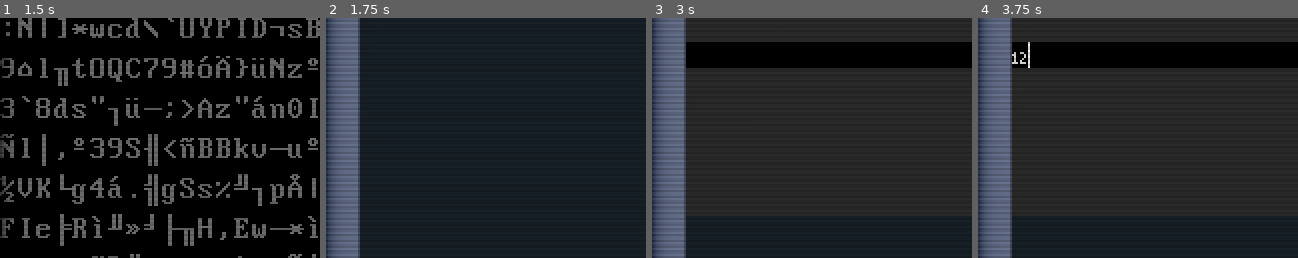
Above: before the commit, frames 1-4 (left to right).
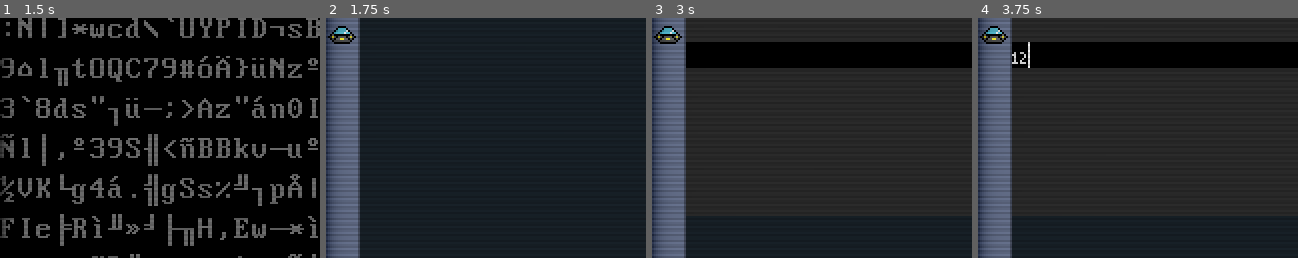
Above: after the commit, the same moments.

Repository: saLucasRd/trabalho-jogo-unix
Game: Godot game, scene res://ui/boot_menu.tscn
The game is run twice, just before and just after one commit, with the same random seed, the same clock (stepped at 60 frames per second) and the same inputs. Sound files missing from this copy of the repository are replaced by a short silence.
Inputs (mouse positions are % of the whole screen's width and height, from its top left):
- Up to frame 1 (1.5 s): tap Enter (ui_accept) at 0.5, 0.6, 0.77, 1.07 s; move the mouse to (72, 45) at 0.52 s; hold Up 0.53-1.25 s; click (72, 45) at 0.67 s; drag from (30, 55) to (45, 70) at 1.27 s
- Up to frame 2 (1.75 s): no input
- Up to frame 3 (3 s): click (2, 43) at 2.02 s; click (2, 27) at 2.75 s
- Up to frame 4 (3.75 s): click (43, 48) at 3.52 s; type "12" at 3.6 s
The pictures show only the part of the screen within x 0-50%, y 40-90%; the shares and areas given below are measured in that part.

Frame 1 is identical in both runs. In frame 2, 0.4% of the frame differs, in the area x 0-10%, y 3-11%; in frame 3, 0.4%; in frame 4, 0.4%.
Error after the commit: Invalid assignment of property or key 'mouse_filter' with value of type 'int' on a base object of type 'Node2D'. (res://ui/desktop.gd:26)

Commit message:
space minigame, not finished, fake window error node 2d

Diff:
--- /dev/null
+++ b/games/bullet.gd
@@ -0,0 +1,14 @@
+extends CharacterBody2D
+
+var speed = 2000
+var pos:Vector2
+var rota:float
+var dir:float
+
+func _ready() -> void:
+	global_position=pos
+	global_rotation=rota
+
+func _physics_process(delta: float) -> void:
+	velocity=Vector2(speed,0).rotated(dir)
+	move_and_slide()
--- /dev/null
+++ b/games/bullet.tscn
@@ -0,0 +1,38 @@
+[gd_scene load_steps=4 format=3 uid="uid://b17pcp8ev5t64"]
+
+[ext_resource type="Texture2D" uid="uid://bxcfqyr3tdvtl" path="res://assets/image/bullet.png" id="1_mxmq0"]
+
+[sub_resource type="GDScript" id="GDScript_s8r5c"]
+script/source = "extends CharacterBody2D
+
+var speed = 2000
+var pos:Vector2
+var rota:float
+var dir:float
+
+
+
+func _ready() -> void:
+	global_position=pos
+	global_rotation=rota
+
+func _physics_process(delta: float) -> void:
+	velocity=Vector2(speed,0).rotated(dir)
+	move_and_slide()
+"
+
+[sub_resource type="RectangleShape2D" id="RectangleShape2D_and81"]
+size = Vector2(20, 3)
+
+[node name="CharacterBody2D" type="CharacterBody2D"]
+position = Vector2(64, 5)
+script = SubResource("GDScript_s8r5c")
+
+[node name="Sprite2D" type="Sprite2D" parent="."]
+position = Vector2(-44, -2)
+scale = Vector2(2, 1.0625)
+texture = ExtResource("1_mxmq0")
+
+[node name="CollisionShape2D" type="CollisionShape2D" parent="."]
+position = Vector2(-44, -2.5)
+shape = SubResource("RectangleShape2D_and81")
--- /dev/null
+++ b/games/gun.gd
@@ -0,0 +1,15 @@
+extends CharacterBody2D
+
+var bullet_path=preload("res://games/bullet.gd")
+
+func _physics_process(delta: float) -> void:
+	look_at(get_global_mouse_position())
+	if Input.is_action_just_pressed("ui_accept"):
+		fire()
+
+func fire():
+	var bullet=bullet_path.instantiate()
+	bullet.dir=rotation
+	bullet.pos=$Node2D.global_position
+	bullet.rota=global_rotation
+	get_parent().add_child(bullet)
--- /dev/null
+++ b/games/player.gd
@@ -0,0 +1,17 @@
+extends CharacterBody2D
+
+var bullet_path=preload("res://games/bullet.tscn")
+
+func _physics_process(delta: float) -> void:
+	look_at(get_global_mouse_position())
+
+	if Input.is_action_just_pressed("ui_accept"):
+		fire()
+
+
+func fire():
+	var bullet=bullet_path.instantiate()
+	bullet.dir=rotation
+	bullet.pos=$Node2D.global_position
+	bullet.rota=global_rotation
+	get_parent().add_child(bullet)
--- /dev/null
+++ b/games/space.tscn
@@ -0,0 +1,29 @@
+[gd_scene load_steps=4 format=3 uid="uid://cc4x45cadsvps"]
+
+[ext_resource type="Script" path="res://games/player.gd" id="1_74pqc"]
+[ext_resource type="Texture2D" uid="uid://05k85yyyk7u4" path="res://assets/image/ufo.png" id="2_3skmx"]
+
+[sub_resource type="CapsuleShape2D" id="CapsuleShape2D_1c6n4"]
+radius = 1.59982
+height = 6.37946
+
+[node name="Space" type="Node2D"]
+position = Vector2(147, 115)
+
+[node name="Player" type="CharacterBody2D" parent="."]
+scale = Vector2(5, 5)
+script = ExtResource("1_74pqc")
+
+[node name="Sprite2D" type="Sprite2D" parent="Player"]
+position = Vector2(-7.15256e-07, -9.53674e-07)
+scale = Vector2(0.632031, 0.632031)
+texture = ExtResource("2_3skmx")
+
+[node name="CollisionShape2D" type="CollisionShape2D" parent="Player"]
+position = Vector2(0, 0.6)
+rotation = 1.57171
+scale = Vector2(-1.57607, 1.00322)
+shape = SubResource("CapsuleShape2D_1c6n4")
+
+[node name="Node2D" type="Node2D" parent="Player"]
+position = Vector2(-1.3113e-06, 0)
--- a/ui/desktop.gd
+++ b/ui/desktop.gd
@@ -5,7 +5,7 @@
 const TERMINAL = preload("res://ui/terminal.tscn")
 const MANUAL = preload("res://ui/manual.tscn")
 const LEVEL = preload("res://ui/level.tscn")
-const SHOP = preload("res://ui/shop.tscn")
+const GAME = preload("res://games/space.tscn")
 
 @onready var desktop_area: Control = $DesktopArea
 @onready var datetime: Label = $HBoxContainer/Datetime
@@ -47,6 +47,5 @@
 func _on_level_1_app_pressed() -> void:
 	instatentiate_window(LEVEL)
 
-
-func _on_shop_app_pressed() -> void:
-	instatentiate_window(SHOP)
+func _on_game_pressed() -> void:
+	instatentiate_window(GAME)
--- a/ui/desktop.tscn
+++ b/ui/desktop.tscn
@@ -8,6 +8,7 @@
 [ext_resource type="Texture2D" uid="uid://cbyxaoorcmv7o" path="res://assets/image/level1.png" id="6_jtde1"]
 [ext_resource type="Texture2D" uid="uid://b4ttkj7bq5wud" path="res://assets/image/level2.png" id="7_phh2m"]
 [ext_resource type="Texture2D" uid="uid://dlm4t8qfbnlfg" path="res://assets/image/turn_off.png" id="8_esllx"]
+[ext_resource type="Texture2D" uid="uid://05k85yyyk7u4" path="res://assets/image/ufo.png" id="8_l5eyr"]
 [ext_resource type="Shader" path="res://ui/crt.gdshader" id="9_mkkfc"]
 
 [sub_resource type="ShaderMaterial" id="ShaderMaterial_obpy6"]
@@ -93,6 +94,10 @@
 focus_mode = 0
 texture_normal = ExtResource("7_phh2m")
 
+[node name="game" type="TextureButton" parent="VBoxContainer"]
+layout_mode = 2
+texture_normal = ExtResource("8_l5eyr")
+
 [node name="ReferenceRect" type="ReferenceRect" parent="VBoxContainer"]
 layout_mode = 2
 size_flags_vertical = 3
@@ -121,4 +126,5 @@
 [connection signal="pressed" from="VBoxContainer/ManButton" to="." method="_on_man_button_pressed"]
 [connection signal="pressed" from="VBoxContainer/TerminalApp" to="." method="_on_terminal_app_pressed"]
 [connection signal="pressed" from="VBoxContainer/Level1App" to="." method="_on_level_1_app_pressed"]
+[connection signal="pressed" from="VBoxContainer/game" to="." method="_on_game_pressed"]
 [connection signal="pressed" from="VBoxContainer/TurnOffButton" to="." method="_on_turn_off_button_pressed"]
Binary file added: assets/image/bullet.png
Not shown, added: assets/image/bullet.png.import
Binary file added: assets/image/rock.png
Not shown, added: assets/image/rock.png.import
Binary file added: assets/image/ufo.png
Not shown, added: assets/image/ufo.png.import
Not shown: 1 places in ui/desktop.tscn that only renumber resources
